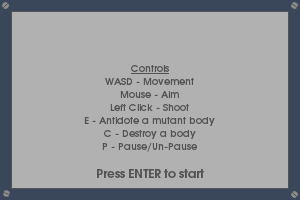
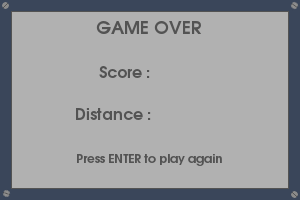
Before/after of a 300×200 layered artwork. What changed in the layer stack:
renamed "..." to "GAME OVER ...", painted on it over (76, 21, 222, 178)
